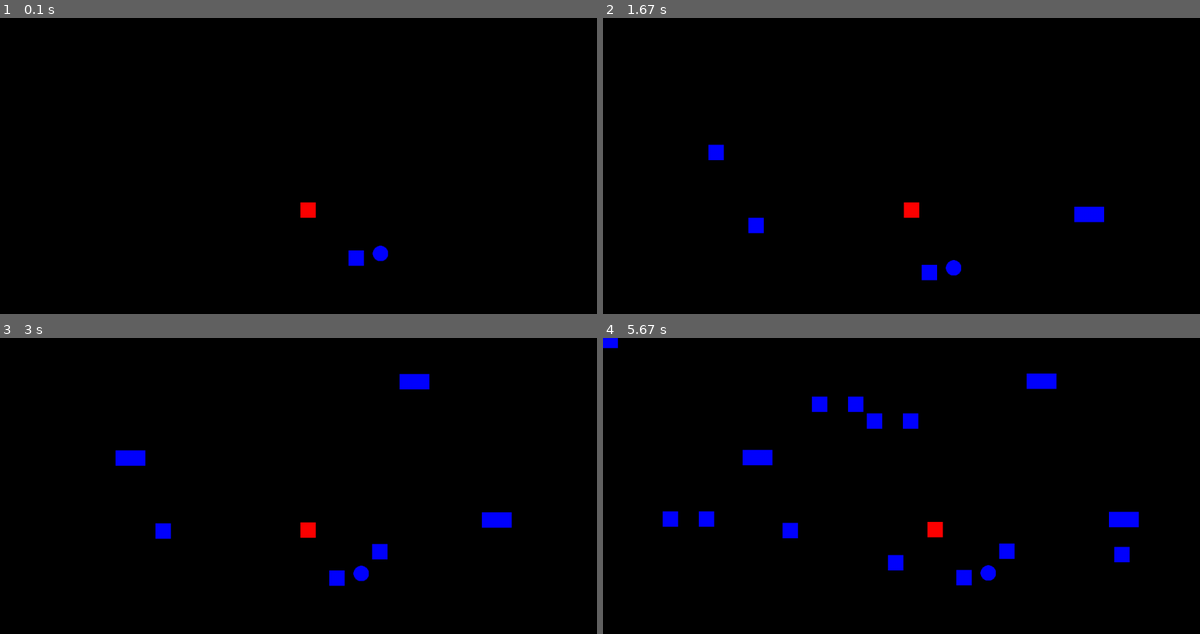
Above: before the commit, frames 1-4 (two rows, left to right).
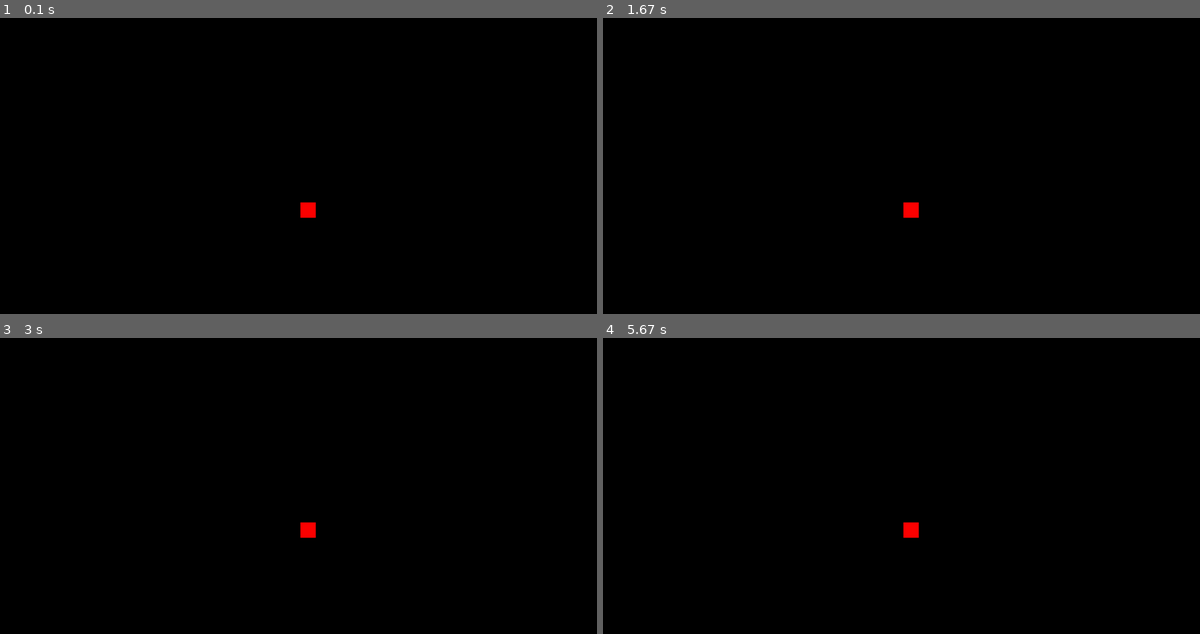
Above: after the commit, the same moments.

Repository: mytinycloud/90D-pygame-scaffold
Game: pygame game, started from main.py
The game is run twice, just before and just after one commit, with the same random seed, the same clock (stepped at 60 frames per second) and the same inputs.
Inputs (mouse positions are in pixels of both pictures, inside the frame that each line leads up to):
- Up to frame 1 (0.1 s): no input
- Up to frame 2 (1.67 s): tap Space at 0.33, 0.73, 1.03, 1.23, 1.57 s; hold D 0.67-1.13 s; move the mouse to (1110, 198) at 0.7 s; hold W 1.17-1.47 s; move the mouse to (764, 213) at 1.2 s; hold D from 1.5 s (still down); move the mouse to (722, 151) at 1.53 s
- Up to frame 3 (3 s): tap Space at 1.87, 2.07, 2.37, 2.63 s; release D at 1.97 s; hold A 2-2.53 s; move the mouse to (399, 397) at 2.03 s; hold S 2.57-2.87 s; move the mouse to (382, 562) at 2.6 s; tap L at 2.9 s
- Up to frame 4 (5.67 s): hold A 3.23-3.63 s; move the mouse to (692, 518) at 3.27 s; tap Space at 3.3, 3.6, 3.73, 4.13, 4.43, 4.8, 5.2, 5.5 s; hold W 3.67-4.03 s; move the mouse to (919, 571) at 3.7 s; hold D 4.07-4.7 s; move the mouse to (889, 465) at 4.1 s; hold S 4.73-5.1 s; move the mouse to (1068, 589) at 4.77 s; hold A 5.13-5.6 s; move the mouse to (811, 403) at 5.17 s; hold D from 5.63 s (still down)

The runs differ from the first frame. In frame 1, 0.3% of the frame differs, in the area x 58-66%, y 76-84%; in frame 2, 0.8%; in frame 3, 1.4%; in frame 4, 2.9%, in the area x 0-90%, y 0-84%.

Commit message:
Cull systems

Diff:
--- a/main.py
+++ b/main.py
@@ -12,11 +12,7 @@
 systems.time.mount_time_system(group, window.clock)
 systems.controls.mount_control_system(group)
 systems.player.mount_player_system(group)
-systems.camera_control.mount_camera_control_system(group)
-systems.aiming.mount_aiming_system(group)
 systems.motion.mount_motion_system(group)
-systems.collisions.mount_collision_system(group)
-systems.lifetime.mount_lifetime_system(group)
 systems.testing.mount_testing_system(group)
 systems.sprites.mount_sprite_system(group, window.surface)
 
--- a/systems/__init__.py
+++ b/systems/__init__.py
@@ -3,9 +3,5 @@
 from . import sprites
 from . import player
 from . import controls
-from . import camera_control
-from . import aiming
 from . import testing
-from . import collisions
 from . import time
-from . import lifetime
--- a/systems/aiming.py
+++ /dev/null
@@ -1,25 +0,0 @@
-from engine.ecs import EntityGroup
-from pygame import Vector2
-
-from systems.controls import ControlComponent
-
-from .motion import MotionComponent
-
-'''
-Will have the player entity "aim" at the mouse position when the right mouse button is held down
-'''
-def aiming_system(group: EntityGroup):
-    player_motion: MotionComponent = group.query_singleton('player', 'motion').motion
-    controls: ControlComponent = group.query_singleton('controls').controls
-
-    if 'mouse_2' in controls.actions:
-        player_motion.rotation = (controls.mouse_camera_position - player_motion.position).angle_to(Vector2(1,0))
-    else:
-        player_motion.rotation = 0
-
-
-'''
-Mounts the aiming system
-'''
-def mount_aiming_system(group: EntityGroup):
-    group.mount_system(aiming_system)
--- a/systems/camera_control.py
+++ /dev/null
@@ -1,34 +0,0 @@
-from engine.ecs import EntityGroup
-from pygame import Vector2
-
-from systems.controls import ControlComponent
-from systems.sprites import CameraComponent
-
-from .motion import MotionComponent
-
-'''
-Will have the camera follow the player if it is locked, otherwise controls will move the camera
-'''
-def camera_control_system(group: EntityGroup):
-    camera_entity: MotionComponent = group.query_singleton('camera')
-    camera: CameraComponent = camera_entity.camera
-    camera_motion: MotionComponent = camera_entity.motion
-    controls: ControlComponent = group.query_singleton('controls').controls
-
-    if "camera_lock_start" in controls.actions:
-        camera.is_locked = not camera.is_locked
-
-    if camera.is_locked:
-        player_motion = group.query_singleton('player').motion
-        camera_motion.position = Vector2(player_motion.position)
-    else:
-        camera_motion.velocity = controls.direction * 250
-
-
-
-
-'''
-Mounts the camera control system
-'''
-def mount_camera_control_system(group: EntityGroup):
-    group.mount_system(camera_control_system)
--- a/systems/collisions.py
+++ /dev/null
@@ -1,201 +0,0 @@
-from engine.ecs import Entity, EntityGroup, enumerate_component, factory
-from pygame import Vector2
-import dataclasses
-import typing
-
-
-
-@dataclasses.dataclass(init=True, slots=True)
-class Intersection():
-    overlap: Vector2
-    other: Entity
-
-SHAPE_BOX = 0
-SHAPE_CIRCLE = 1
-SHAPE_POINT = 2
-
-'''
-Component class to store hitbox information, and the resulting intersections.
-'''
-@enumerate_component("hitbox")
-class HitboxComponent():
-    bounds: Vector2 = factory(Vector2) # Bounding box for initial detection
-    intersections: list[Intersection] = factory(list) # list of intersections to report
-    layer_mask: int         # Layer mask that this hitbox exists on
-    target_mask: int = 0    # Layer mask to record collisions from
-    shape: int
-
-    @staticmethod
-    def from_box(size: tuple[int,int], layer: int) -> 'HitboxComponent':
-        bounds = Vector2(size) / 2
-        return HitboxComponent(
-            bounds = bounds,
-            layer_mask = layer,
-            shape = SHAPE_BOX
-        )
-
-    @staticmethod
-    def from_circle(diameter: int, layer: int) -> 'HitboxComponent':
-        return HitboxComponent(
-            bounds = Vector2(diameter/2),
-            layer_mask = layer,
-            shape = SHAPE_CIRCLE
-        )
-
-    @staticmethod
-    def from_point(layer: int) -> 'HitboxComponent':
-        return HitboxComponent(
-            bounds = Vector2(0),
-            layer_mask = layer,
-            shape = SHAPE_POINT,
-        )
-
-'''
-Computes the overlap on a single dimension.
-delta: the distance from a to b (ie, b.pos - a.pos)
-bound: the combined widths (a.width + b.width)
-Remember: the sign of the overlap will be the same as the sign of the delta.
-'''
-def _overlap(delta: float, bound: float) -> float:
-    return (-bound if delta < 0 else bound) - delta
-
-def _overlap_box_point(bounds: Vector2, point: Vector2) -> Vector2:
-    # Warning, this assumed bounding box check already passed - this just computes the overlap.
-    overlap_x = _overlap(point.x, bounds.x)
-    overlap_y = _overlap(point.y, bounds.y)
-    if abs(overlap_x) < abs(overlap_y):
-        return Vector2(overlap_x, 0)
-    return Vector2(0, overlap_y)
-
-def _overlap_circle_point(radius: float, point: Vector2) -> Vector2 | None:
-    if point.length_squared() >= radius * radius:
-        return None
-    return (point.normalize() * radius) - point
-
-def _compute_intersection_box_box(delta: Vector2, a: HitboxComponent, b: HitboxComponent) -> Vector2:
-    return _overlap_box_point(a.bounds + b.bounds, delta)
-
-def _compute_intersection_circle_circle(delta: Vector2, a: HitboxComponent, b: HitboxComponent) -> Vector2 | None:
-    return _overlap_circle_point(a.bounds.x + b.bounds.x, delta)
-
-def _compute_intersection_box_circle(delta: Vector2, a: HitboxComponent, b: HitboxComponent) -> Vector2 | None:
-    box = a.bounds
-
-    # If a the circle center overlaps one axis, it reduces to a box-box check.
-    # Note - this still expects the bounding box check already having passed.
-    if abs(delta.x) <= box.x or abs(delta.y) <= box.y:
-        return _overlap_box_point(a.bounds + b.bounds, delta)
-
-    # Identify the box corner closest to the circle, and get the distance to that.
-    delta.x -= -box.x if delta.x < 0 else box.x
-    delta.y -= -box.y if delta.y < 0 else box.y
-    return _overlap_circle_point(b.bounds.x, delta)
-
-'''
-Reverses the signature of an intersection function.
-Ie, box,circle to circle,box
-'''
-def _invert_intersection_fn( fn: typing.Callable[[Vector2, HitboxComponent,HitboxComponent], Vector2|None] ) -> typing.Callable[[Vector2, HitboxComponent,HitboxComponent], Vector2|None]:
-    def inv_fn(delta: Vector2, a: HitboxComponent, b: HitboxComponent) -> Vector2 | None:
-        overlap = fn(-delta, b, a)
-        return -overlap if overlap != None else None
-    return inv_fn
-
-_compute_intersection_circle_box = _invert_intersection_fn(_compute_intersection_box_circle)
-
-'''
-Computes the intersection vector for two hitboxes.
-The bounding box check is assumed to have already been done.
-'''
-def _compute_intersection(delta: Vector2, a: HitboxComponent, b: HitboxComponent) -> Vector2 | None:
-
-    # Note, box-point and circle-point can be treated as box-box and circle-circle
-    # Because a point is equivalent to a zero width box or circle as required.
-    a_shape = a.shape
-    b_shape = b.shape
-
-    if a_shape == SHAPE_BOX:
-        if b_shape == SHAPE_CIRCLE:
-            return _compute_intersection_box_circle(delta, a, b)
-        else: # SHAPE_BOX or SHAPE_POINT
-            return _compute_intersection_box_box(delta, a, b)
-    elif a_shape == SHAPE_CIRCLE:
-        if b_shape == SHAPE_BOX:
-            return _compute_intersection_circle_box(delta, a, b)
-        else: # SHAPE_CIRCLE or SHAPE_POINT
-            return _compute_intersection_circle_circle(delta, a, b)
-    else: # a_shape == SHAPE_POINT
-        if b_shape == SHAPE_BOX:
-            return _compute_intersection_box_box(delta, a, b)
-        elif b_shape == SHAPE_CIRCLE:
-            return _compute_intersection_circle_circle(delta, a, b)
-        else: # b_shape == SHAPE_POINT
-            # Shouldnt occurr. Points do not collide with points.
-            return None
-
-
-
-'''
-Collision detection system:
-Detect any entities in collision, and add store them in the intersections mask
-'''
-def update_collision_system(group: EntityGroup):
-
-    # Sort by the leftmost positon (this makes sense later.)
-    collidables = sorted(
-        group.query("hitbox", "motion"),
-        key = lambda e: e.motion.position.x - e.hitbox.bounds.x
-        )
-
-    # Clear last ticks intersection information
-    for e in collidables:
-        if len(e.hitbox.intersections):
-            e.hitbox.intersections.clear()
-
-    # Do a sweep-and-prune search through the entities
-    for i, a in enumerate(collidables):
-        a_pos = a.motion.position
-        a_bounds = a.hitbox.bounds
-        rightmost = a_pos.x + a_bounds.x
-
-        # Check all entities ahead of us
-        for j in range(i + 1, len(collidables)):
-            b = collidables[j]
-            b_pos = b.motion.position
-            b_bounds = b.hitbox.bounds
-            leftmost = b_pos.x - b_bounds.x
-
-            # No more collisions possible ahead of us. Prune this branch.
-            if leftmost >= rightmost:
-                break
-
-            a_targets_b = a.hitbox.target_mask & b.hitbox.layer_mask
-            b_targets_a = b.hitbox.target_mask & a.hitbox.layer_mask
-
-            # If these objects dont consider each other as valid collision targets, then stop here.
-            if not (a_targets_b or b_targets_a):
-                continue
-
-            # Ok. X axis overlaps. Does Y?
-            y_overlap = a_pos.y - a_bounds.y < b_pos.y + b_bounds.y \
-                    and a_pos.y + a_bounds.y > b_pos.y - b_bounds.y
-
-            if y_overlap:
-                # Bounding box checks pass. Do the work
-                delta = b_pos - a_pos
-                overlap = _compute_intersection(delta, a.hitbox, b.hitbox)
-
-                if overlap != None:
-
-                    if a_targets_b:
-                        a.hitbox.intersections.append(Intersection( overlap, b ))
-                    if b_targets_a:
-                        b.hitbox.intersections.append(Intersection( -overlap, a ))
-
-
-
-'''
-Mounts the components and systems for reading controls
-'''
-def mount_collision_system(group: EntityGroup):
-    group.mount_system(update_collision_system)
--- a/systems/lifetime.py
+++ /dev/null
@@ -1,32 +0,0 @@
-from engine.ecs import Entity, EntityGroup, enumerate_component
-
-
-'''
-Component class to store lifetime information
-'''
-@enumerate_component("lifetime")
-class LifetimeComponent():
-    duration: float
-    started: float = -1
-
-
-'''
-System to remove entities that have expired
-'''
-def lifetime_system(group: EntityGroup):
-
-    now: float = group.query_singleton("time").time.total
-
-    for e in group.query("lifetime"):
-        lifetime: LifetimeComponent = e.lifetime
-        if lifetime.started < 0:
-            lifetime.started = now
-        if now - lifetime.started >= lifetime.duration:
-            group.remove(e)
-
-
-'''
-Mount the lifetime system
-'''
-def mount_lifetime_system(group: EntityGroup):
-    group.mount_system(lifetime_system)
--- a/systems/motion.py
+++ b/systems/motion.py
@@ -8,8 +8,6 @@
 class MotionComponent():
     position: Vector2 = factory(Vector2)
     velocity: Vector2 = factory(Vector2)
-    rotation: float = 0
-    is_movable: bool = False
 
 '''
 The motion update system:
@@ -17,14 +15,10 @@
 '''
 def motion_update_system(group: EntityGroup):
 
-    # Naughty. Get this from the window?
-    delta = group.query_singleton("time").time.delta
-
     # Update the position of all entities with a velocity
     for e in group.query('motion'):
         motion: MotionComponent = e.motion
-        if motion.is_movable:
-            motion.position += motion.velocity * delta
+        motion.position += motion.velocity
 
 '''
 Mounts systems for updating motion components
--- a/systems/player.py
+++ b/systems/player.py
@@ -2,7 +2,6 @@
 
 from .sprites import SpriteComponent
 from .motion import MotionComponent
-from .collisions import HitboxComponent
 
 
 '''
@@ -25,9 +24,6 @@
 
     controls = group.query_singleton('controls').controls
 
-    for player in group.query('player'):
-        player.motion.velocity = controls.direction * (200 if "sprint" in controls.actions else 100)
-
 
 '''
 Adds the player character, and mounts systems for updating the player with the control inputs
@@ -35,10 +31,8 @@
 def mount_player_system(group: EntityGroup):
     player = Entity("player")
     player.player = PlayerComponent()
-    player.motion = MotionComponent(is_movable = True)
+    player.motion = MotionComponent()
     player.sprite = SpriteComponent.from_box((32, 32), (255,0,0))
-    player.hitbox = HitboxComponent.from_box(32, 1)
-    player.hitbox.target_mask = 1
     group.add(player)
 
     group.mount_system(player_update_system)
--- a/systems/sprites.py
+++ b/systems/sprites.py
@@ -69,13 +69,11 @@
         motion: MotionComponent = e.motion
         sprite: SpriteComponent = e.sprite
 
-        sprite_rot = motion.rotation
-        rotated_surface = pygame.transform.rotozoom(sprite.surface, sprite_rot, 1)
-        size = Vector2(rotated_surface.get_size())
+        size = Vector2(e.sprite.surface.get_size())
         sprite_pos = motion.position + origin - size / 2
 
         # Note, we are ignoring any screen-space culling
-        surface.blit(rotated_surface, sprite_pos)
+        surface.blit(e.sprite.surface, sprite_pos)
 
 
 '''
@@ -84,7 +82,7 @@
 def mount_sprite_system(group: EntityGroup, target: Surface):
     camera = Entity("camera")
     camera.camera = CameraComponent(surface=target)
-    camera.motion = MotionComponent(is_movable=True)
+    camera.motion = MotionComponent()
     group.add(camera)
 
     group.mount_system(draw_sprite_system)
--- a/systems/testing.py
+++ b/systems/testing.py
@@ -1,46 +1,16 @@
 from engine.ecs import Entity, EntityGroup, enumerate_component
 from pygame import Vector2
 
-from .sprites import SpriteComponent
-from .motion import MotionComponent
-from .collisions import HitboxComponent
 
 '''
 Just a place to add some in-development / testing code
 '''
 def testing_system(group: EntityGroup):
-
-    player = group.query_singleton("player")
-    motion = player.motion
-    controls = group.query_singleton("controls").controls
-
-    if "spawn_start" in controls.actions:
-        e = Entity("box")
-        e.motion = MotionComponent(position=Vector2(controls.mouse_camera_position))
-        e.sprite = SpriteComponent.from_box((32,32), (0,0,255))
-        e.hitbox = HitboxComponent.from_box((32,32), 1)
-        group.add(e)
-
-    if len(player.hitbox.intersections):
-        for intersection in player.hitbox.intersections:
-            player.motion.position -= intersection.overlap
+    pass
 
 
 '''
 Mount the testing system any testing init
 '''
 def mount_testing_system(group: EntityGroup):
-
-    e = Entity("box")
-    e.motion = MotionComponent(position=Vector2(100,100))
-    e.sprite = SpriteComponent.from_box((32,32), (0,0,255))
-    e.hitbox = HitboxComponent.from_box((32,32), 1)
-    group.add(e)
-
-    e = e.clone()
-    e.motion.position = Vector2(150,90)
-    e.hitbox = HitboxComponent.from_circle(32, 1)
-    e.sprite = SpriteComponent.from_circle(32, (0,0,255))
-    group.add(e)
-
     group.mount_system(testing_system)
--- a/systems/time.py
+++ b/systems/time.py
@@ -12,7 +12,6 @@
     total: float = 0.0      # Game time in seconds
     delta: float = 0.0      # Elapsed time since previous frame
     tick: int = 0           # Frame number
-
 
 
 
